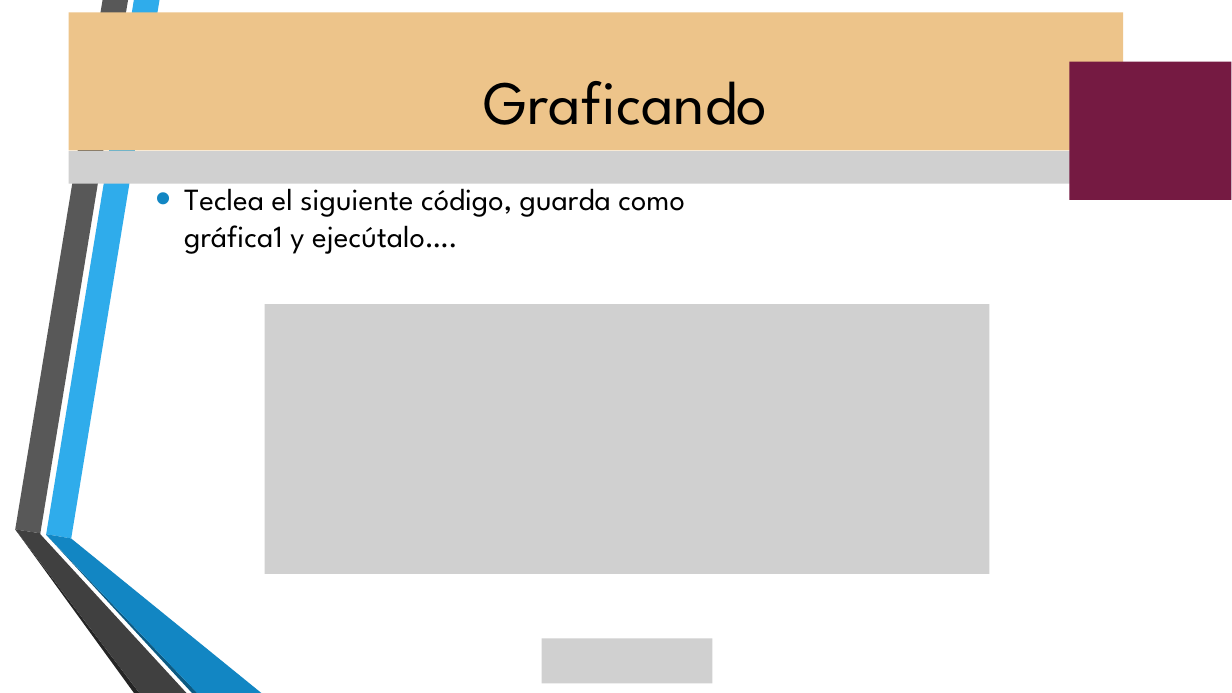
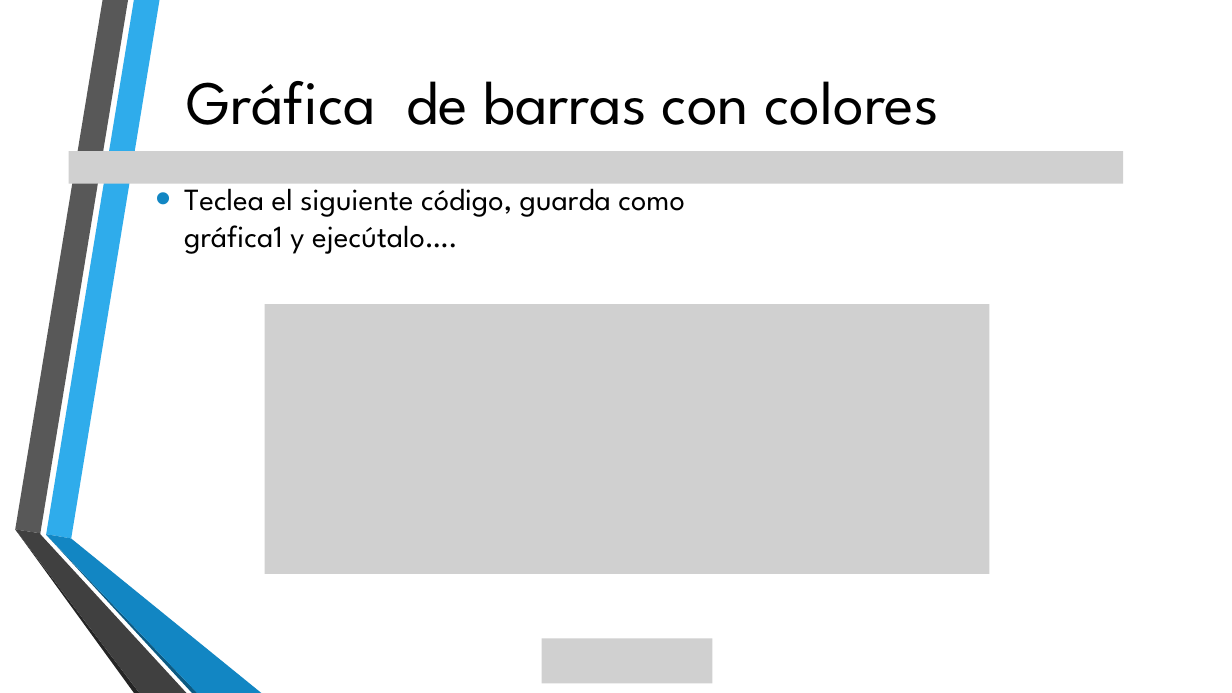
Before and after one commit to lizetheP/Programacion, a slide deck: slide 8 of CalendarioAgo2023/presentaciones/9_Graficas_Matplotlib.pptx (slide 7 before the commit). Drawn at 1232x693 pixels with LibreOffice and Linux fonts; fonts in the diff are those of the drawing; grey boxes stand for pictures; background and template pictures are left out. Boxes give left, top, right and bottom in pixels: in the first picture for what was removed or moved away, otherwise in the second. Text is boxed around its words. In the diff, an @@ line names an element or a change of style, - is before the commit and + after.

```diff
--- a/CalendarioAgo2023/presentaciones/9_Graficas_Matplotlib.pptx
+++ b/CalendarioAgo2023/presentaciones/9_Graficas_Matplotlib.pptx
@@ freeform shape removed at box(68, 12, 1123, 151) @@
@@ text at box(186, 81, 938, 125): text changed @@
-Graficando
+Gráfica de barras con colores
@@ freeform shape removed at box(1069, 62, 1231, 201) @@
```
Also in this commit, not shown: 1 other slide changed, 5 other files.
